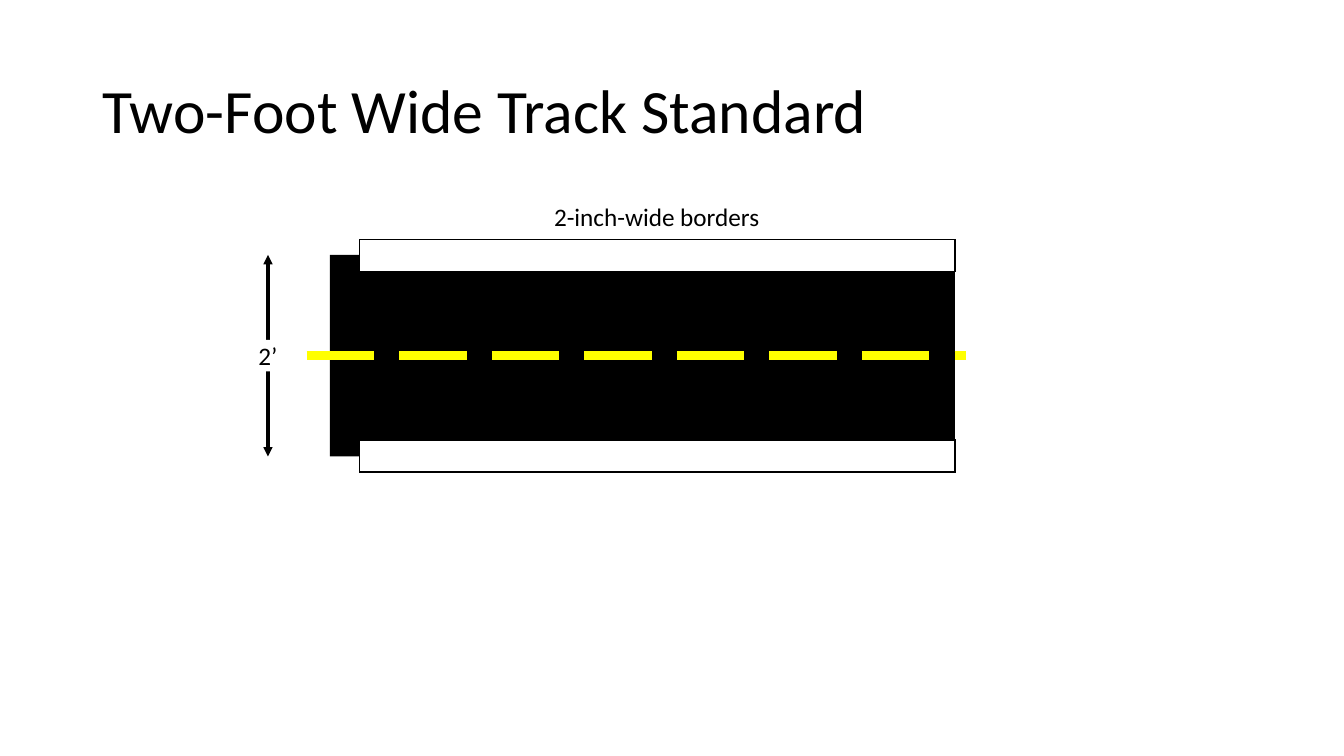
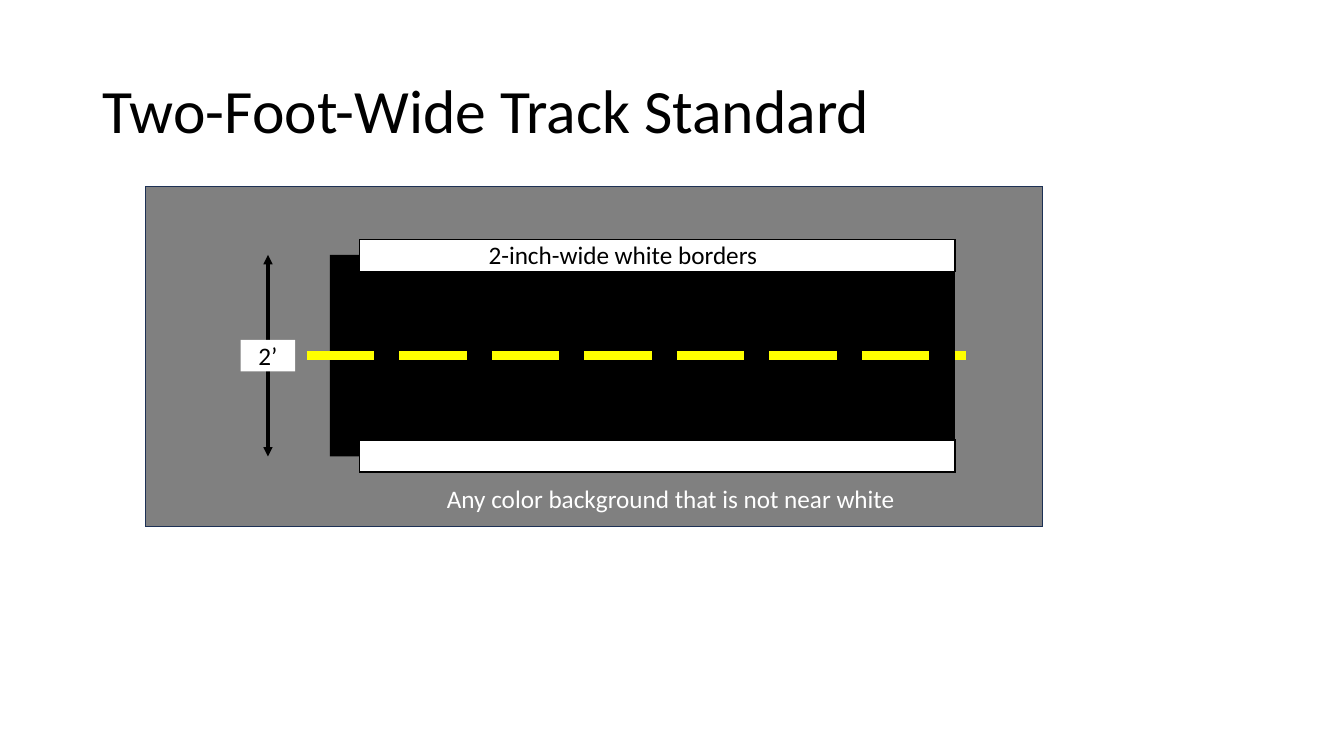
Before and after one commit to CoderDojoTC/ai-racing-league, a slide deck: slide 2 of slides/Track-Standards.pptx. Drawn at 1344x756 pixels with LibreOffice and Linux fonts; fonts in the diff are those of the drawing. Boxes give left, top, right and bottom in pixels: in the first picture for what was removed or moved away, otherwise in the second. Text is boxed around its words. In the diff, an @@ line names an element or a change of style, - is before the commit and + after.

```diff
--- a/slides/Track-Standards.pptx
+++ b/slides/Track-Standards.pptx
@@ title at (102, 90, 869, 134): text changed @@
-Two-Foot Wide Track Standard
+Two-Foot-Wide Track Standard
@@ rectangle added at (145, 187, 1043, 527), fill #808080, outline #1E3256 1 pt @@
@@ text at (489, 246, 757, 265): text changed @@
-2-inch-wide borders
+2-inch-wide white borders
@@ rectangle "2’": place and size @@
-rectangle "2’" at (258, 347, 277, 372)
+rectangle "2’" at (241, 340, 295, 371)
@@ text added at (447, 490, 895, 512), 18 pt, text #FFFFFF @@
+Any color background that is not near white
```
Also in this commit, not shown: 3 slides added, 28 other files.
